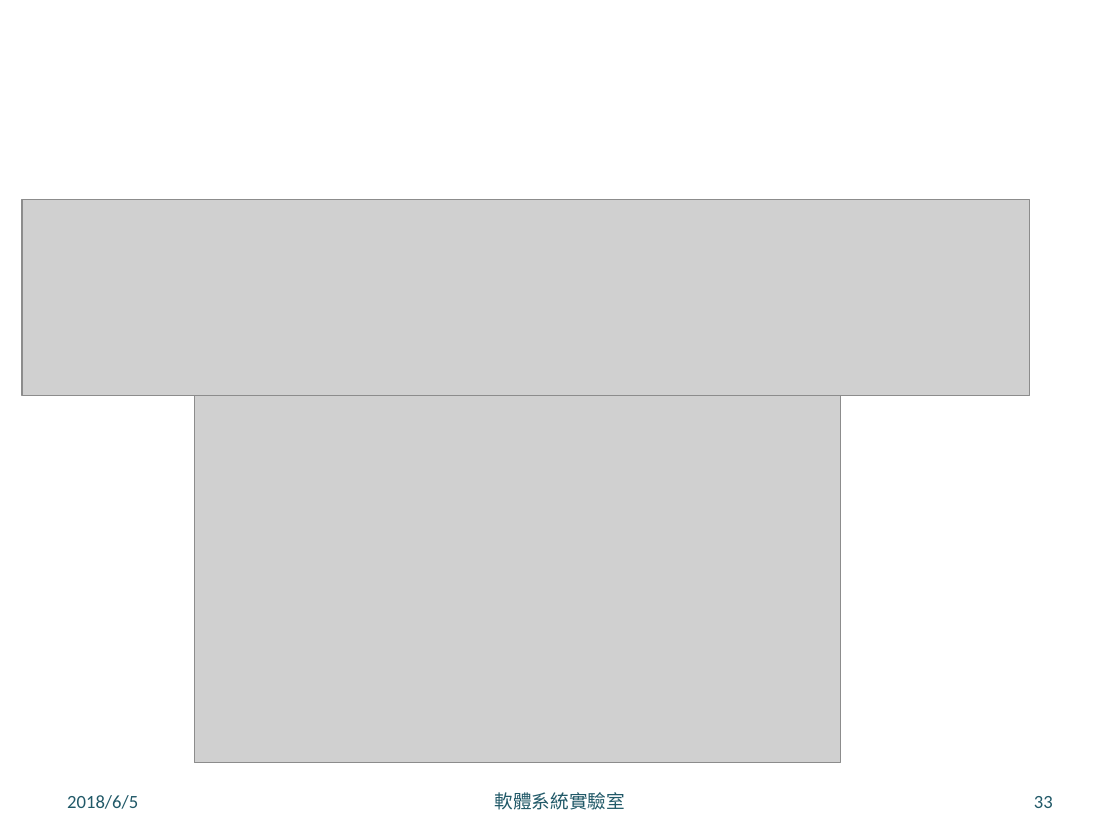
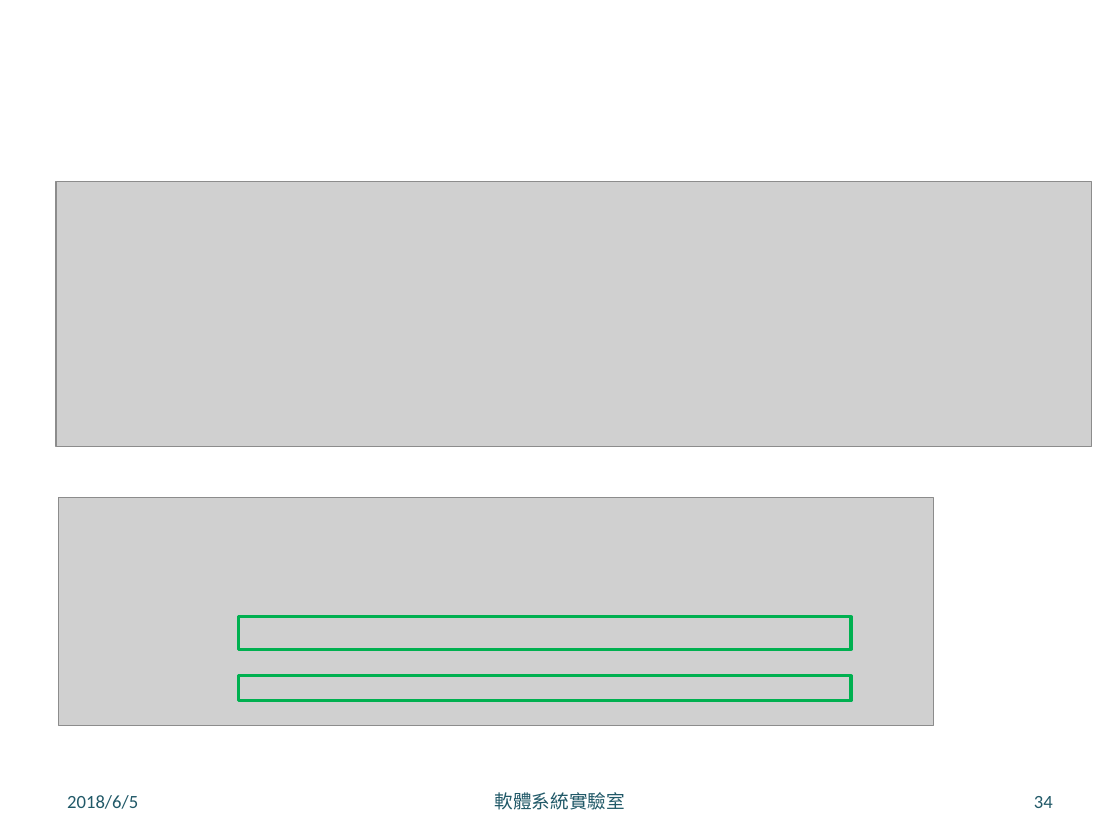
Before and after one commit to LeoLiu1209/Robusta-Thesis, a slide deck: slide 34 of 口試簡報 .pptx (slide 33 before the commit). Drawn at 1120x840 pixels with LibreOffice and Linux fonts; fonts in the diff are those of the drawing; grey boxes stand for pictures; background and template pictures are left out. Boxes give left, top, right and bottom in pixels: in the first picture for what was removed or moved away, otherwise in the second. Text is boxed around its words. In the diff, an @@ line names an element or a change of style, - is before the commit and + after.

```diff
--- a/口試簡報 .pptx
+++ b/口試簡報 .pptx
@@ picture: place and size @@
-picture at <box>22,199,1030,395</box>
+picture at <box>56,181,1092,446</box>
@@ picture: place and size @@
-picture at <box>194,395,840,763</box>
+picture at <box>59,497,934,725</box>
@@ rectangle added at <box>239,617,851,650</box>, outline #00B050 2 pt @@
@@ rectangle added at <box>239,675,851,700</box>, outline #00B050 2 pt @@
@@ page number at <box>1034,796,1053,808</box>: text changed @@
-33
+34
```
Also in this commit, not shown: 23 other slides changed, 6 slides added, 7 other files.
